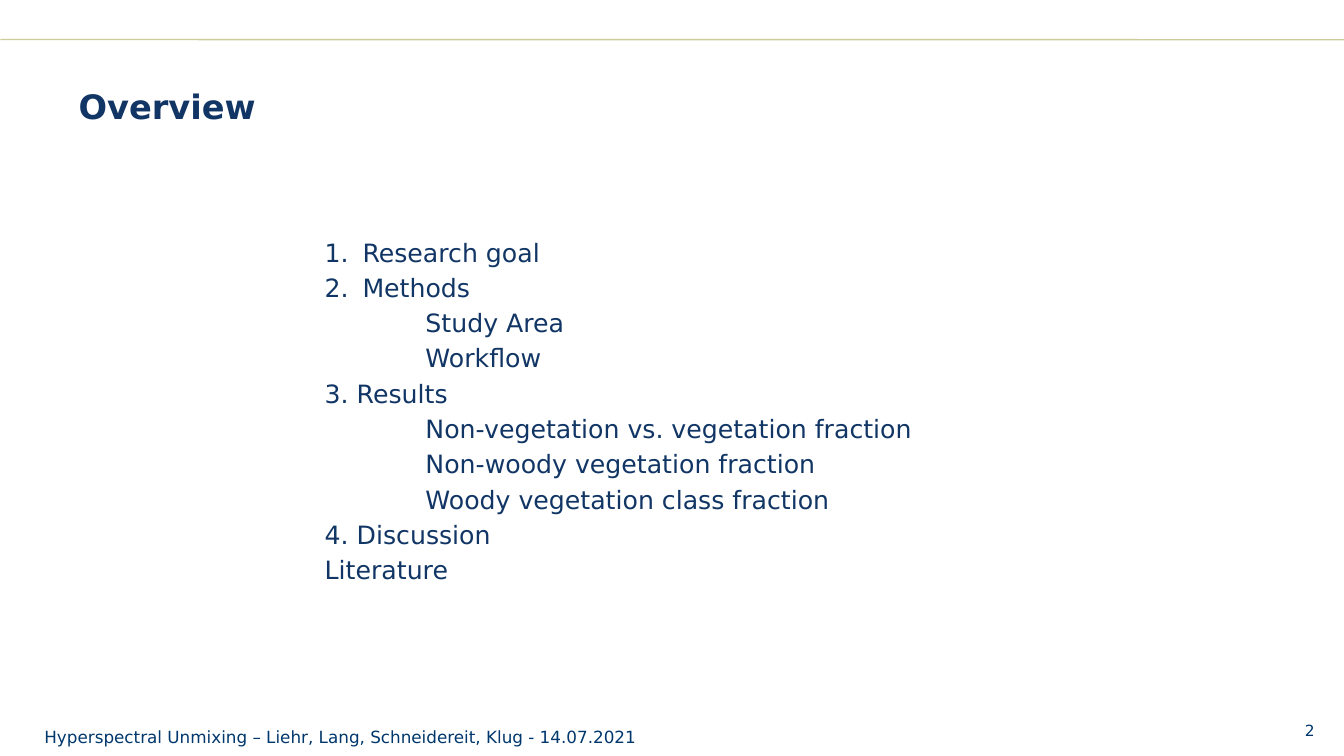
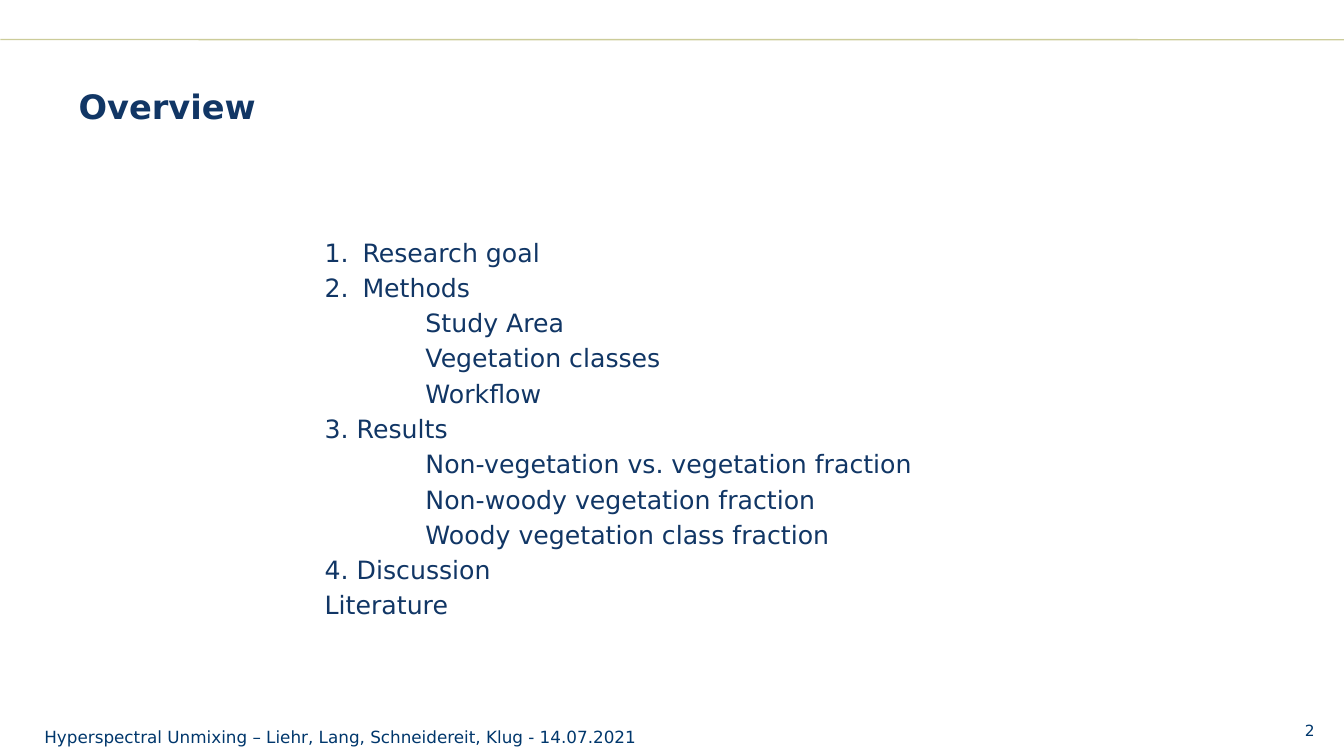
Before and after one commit to schneidereits/EO_hyperspec_hub, a slide deck: slide 2 of presentation/EO2020_hyperspec_presentation.pptx. Drawn at 1344x756 pixels with LibreOffice and Linux fonts; fonts in the diff are those of the drawing; background and template pictures are left out. Boxes give left, top, right and bottom in pixels: in the first picture for what was removed or moved away, otherwise in the second. Text is boxed around its words. In the diff, an @@ line names an element or a change of style, - is before the commit and + after.

Commit message:
Update presentation

```diff
--- a/presentation/EO2020_hyperspec_presentation.pptx
+++ b/presentation/EO2020_hyperspec_presentation.pptx
@@ text at [425,348,660,373]: paragraph added @@
+Vegetation classes
```
Also in this commit, not shown: 1 slide added, 1 other file.
